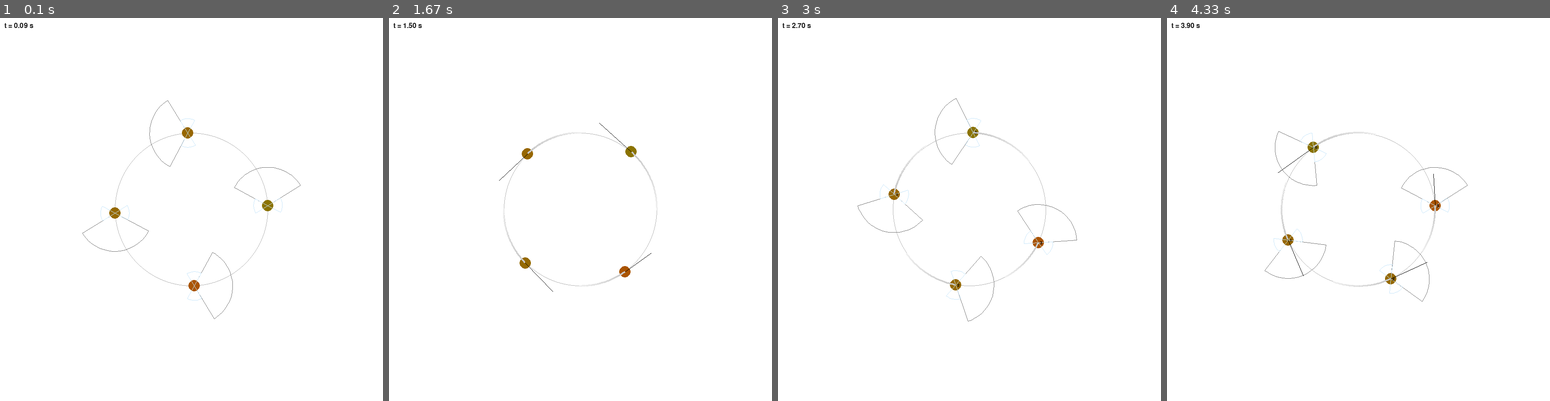
Above: before the commit, frames 1-4 (left to right).
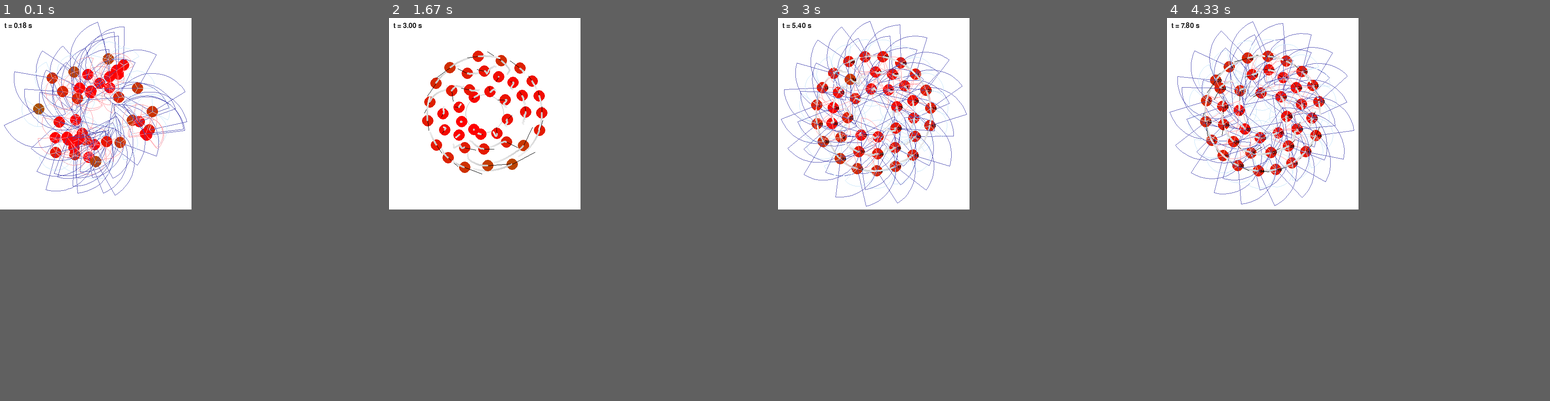
Above: after the commit, the same moments.

Repository: lliu12/crowd_flow
Game: pygame game, started from examples/run_circle_flow.py
Two runs of this game, one before a commit and one after it. Both use one fixed random seed, a clock stepped at 60 frames per second and the inputs below.
Inputs:
- Up to frame 1 (0.1 s): no input
- Up to frame 2 (1.67 s): tap one key every 0.33 s from 0.33 s: Enter C V T
- Up to frame 3 (3 s): tap C at 1.67 s; tap V at 2 s; tap I at 2.33 s
- Up to frame 4 (4.33 s): tap I at 3.67, 4.07 s; tap V at 4.15 s
In our replay, the window is 880x880 before the commit and 440x440 after it. These sizes can differ from the game's own. Grey fills any space a smaller window leaves; there, only what the larger window draws over its background counts as a difference.

The runs differ from the first frame. In frame 1, 4.8% of the frame differs, in the area x 1-79%, y 1-79%; in frame 2, 3.5%; in frame 3, 5.5%; in frame 4, 5.5%, in the area x 0-79%, y 0-75%.

Commit message:
try to match with robot controller

Diff:
--- a/crowd_sim/agents.py
+++ b/crowd_sim/agents.py
@@ -22,7 +22,7 @@
     orbit_cx: float = 0.0
     orbit_cy: float = 0.0
     orbit_radius: float = 0.0
-    pass_target_radius: float = 0.0
+    target_radius: float = 0.0
     angular_speed: float = 0.0
     blocked: bool = False
     left_blocked: bool = False
--- a/crowd_sim/behaviors.py
+++ b/crowd_sim/behaviors.py
@@ -3,6 +3,7 @@
 import math
 from typing import List, Dict
 from .agents import Agent
+from .circle_traffic_agent import CircleTrafficAgent
 from typing import Optional, Tuple
 
 
@@ -95,7 +96,7 @@
     """Return a weak radial correction that keeps agents near the target orbit."""
     cx = getattr(agent, "orbit_cx", params.get("circle_center_x", 0.0))
     cy = getattr(agent, "orbit_cy", params.get("circle_center_y", 0.0))
-    target_r = getattr(agent, "pass_target_radius", 0.0)
+    target_r = getattr(agent, "target_radius", 0.0)
     if target_r == 0.0:
         target_r = getattr(agent, "orbit_radius", params.get("orbit_radius", 0.0))
     k_r = params.get("radial_gain", 0.0)
@@ -110,6 +111,12 @@
     ux = rx / r
     uy = ry / r
     return k_r * err * ux, k_r * err * uy
+
+
+def rotate_vector(x: float, y: float, angle: float) -> Tuple[float, float]:
+    c = math.cos(angle)
+    s = math.sin(angle)
+    return c * x - s * y, s * x + c * y
 
 
 
@@ -165,7 +172,7 @@
     dir_x, dir_y = circular_ccw_direction(agent, params)
 
     base_radius = getattr(agent, "orbit_radius", params.get("orbit_radius", 0.0))
-    current_target = getattr(agent, "pass_target_radius", 0.0)
+    current_target = getattr(agent, "target_radius", 0.0)
     if current_target == 0.0:
         current_target = base_radius
 
@@ -205,7 +212,7 @@
     desired_target_radius = base_radius + max_offset * pass_strength
     alpha = min(1.0, target_gain * dt)
     current_target = current_target + alpha * (desired_target_radius - current_target)
-    agent.pass_target_radius = current_target
+    agent.target_radius = current_target
 
     omega = getattr(agent, "angular_speed", params.get("angular_speed", 0.0))
     tangential_speed = abs(omega) * current_target
@@ -228,23 +235,27 @@
     agent.vy = speed * dir_y + corr_vy
 
 
+# Written to match implementation on the robots
 def circular_robotics_behavior(agent: Agent,
                                neighbors: List,
                                params: Dict) -> None:
-
-
     d_stop = params.get("d_stop", 0.15)
     d_slow = params.get("d_slow", 0.4)
     dt = params.get("dt", 0.05)
+    sim_time = params.get("sim_time", 0.0)
     radius_target_gain = params.get("radius_target_gain", 4.0)
     forward_range = params.get("sensing_radius", 3.0)
     forward_half_angle = params.get("sensing_half_angle", math.radians(60.0))
     side_range = params.get("side_sensing_radius", forward_range)
     side_half_angle = params.get("side_sensing_half_angle", math.radians(45.0))
-
-
-    base_radius = getattr(agent, "orbit_radius", params.get("orbit_radius", 0.0))
-    current_target = getattr(agent, "pass_target_radius", 0.0)
+    side_heading_offset = params.get("side_heading_offset", math.pi / 3.0)
+    lane_preference = params.get("lane_preference", "base")
+    lane_return_delay = params.get("lane_return_delay", 2.0)
+    approach_rate_threshold = params.get("approach_rate_threshold", 0.0)
+    max_delta = params.get("max_delta", 0.2)
+
+    base_radius = getattr(agent, "base_orbit_radius", getattr(agent, "orbit_radius", params.get("orbit_radius", 0.0)))
+    current_target = getattr(agent, "target_radius", 0.0)
     if current_target == 0.0:
         current_target = base_radius
 
@@ -252,13 +263,15 @@
     r_max = params.get("circle_radius_max", base_radius)
 
     dir_x, dir_y = circular_ccw_direction(agent, params)
-    left_dir_x, left_dir_y = -dir_y, dir_x
-    right_dir_x, right_dir_y = dir_y, -dir_x
+    left_dir_x, left_dir_y = rotate_vector(dir_x, dir_y, side_heading_offset)
+    right_dir_x, right_dir_y = rotate_vector(dir_x, dir_y, -side_heading_offset)
 
     nearest_d = None
     nearest_angle = None
     nearest_left_d = None
+    nearest_left_angle = None
     nearest_right_d = None
+    nearest_right_angle = None
 
     for nb in neighbors:
         in_forward, forward_dist, dx, dy = is_neighbor_in_custom_cone(
@@ -270,17 +283,23 @@
                 nearest_d = forward_dist
                 nearest_angle = signed_angle
 
-        in_left, left_dist, _, _ = is_neighbor_in_custom_cone(
+        in_left, left_dist, left_dx, left_dy = is_neighbor_in_custom_cone(
             agent, nb, params, left_dir_x, left_dir_y, side_range, side_half_angle
         )
-        if in_left and (nearest_left_d is None or (left_dist is not None and left_dist < nearest_left_d)):
-            nearest_left_d = left_dist
-
-        in_right, right_dist, _, _ = is_neighbor_in_custom_cone(
+        if in_left:
+            left_signed_angle = math.atan2(dir_x * left_dy - dir_y * left_dx, dir_x * left_dx + dir_y * left_dy)
+            if nearest_left_d is None or (left_dist is not None and left_dist < nearest_left_d):
+                nearest_left_d = left_dist
+                nearest_left_angle = left_signed_angle
+
+        in_right, right_dist, right_dx, right_dy = is_neighbor_in_custom_cone(
             agent, nb, params, right_dir_x, right_dir_y, side_range, side_half_angle
         )
-        if in_right and (nearest_right_d is None or (right_dist is not None and right_dist < nearest_right_d)):
-            nearest_right_d = right_dist
+        if in_right:
+            right_signed_angle = math.atan2(dir_x * right_dy - dir_y * right_dx, dir_x * right_dx + dir_y * right_dy)
+            if nearest_right_d is None or (right_dist is not None and right_dist < nearest_right_d):
+                nearest_right_d = right_dist
+                nearest_right_angle = right_signed_angle
 
     agent.blocked = nearest_d is not None
     agent.left_blocked = nearest_left_d is not None
@@ -288,64 +307,96 @@
     agent.dist_to_nearest = nearest_d
     agent.angle_to_nearest = nearest_angle
 
+    left_side_active = agent.left_blocked or (nearest_angle is not None and nearest_angle > 0.0)
+    right_side_active = agent.right_blocked or (nearest_angle is not None and nearest_angle < 0.0)
+
+    if isinstance(agent, CircleTrafficAgent):
+        agent.left_dist_to_nearest = nearest_left_d
+        agent.left_angle_to_nearest = nearest_left_angle
+        agent.right_dist_to_nearest = nearest_right_d
+        agent.right_angle_to_nearest = nearest_right_angle
+        if left_side_active:
+            agent.last_blocked_left_time = sim_time
+        if right_side_active:
+            agent.last_blocked_right_time = sim_time
+
+    cx = getattr(agent, "orbit_cx", params.get("circle_center_x", 0.0))
+    cy = getattr(agent, "orbit_cy", params.get("circle_center_y", 0.0))
+    current_radius = math.hypot(agent.x - cx, agent.y - cy)
+    current_radius = current_radius if current_radius > 0.0 else base_radius
+
     omega = getattr(agent, "angular_speed", params.get("angular_speed", 0.0))
-    base_tangential_speed = abs(omega) * current_target
+    target_tangential_speed = abs(omega) * current_radius
+    current_speed = agent.speed()
 
     if nearest_d is None:
-        closeness = 0.0
-        tangential_speed = base_tangential_speed
+        tangential_speed = target_tangential_speed
     elif nearest_d <= d_stop:
-        closeness = 1.0
         tangential_speed = 0.0
     elif nearest_d >= d_slow:
-        closeness = 0.0
-        tangential_speed = base_tangential_speed
+        tangential_speed = target_tangential_speed
     else:
         t = (nearest_d - d_stop) / (d_slow - d_stop)
-        closeness = 1.0 - t
-        tangential_speed = t * base_tangential_speed
-
-    if not agent.blocked and not agent.left_blocked and not agent.right_blocked:
-        desired_radius = base_radius
-    else:
-        # if nearest_angle is None or (agent.left_blocked and agent.right_blocked):
-        # ^ this line was the bug! front cone empty -> radius reset to base
+        tangential_speed = t * target_tangential_speed
+
+    desired_radius = max(r_min, min(r_max, base_radius))
+    if isinstance(agent, CircleTrafficAgent):
+        if lane_preference == "base":
+            relevant_last_blocked = agent.last_blocked_left_time
+            drift_back_allowed = (sim_time - relevant_last_blocked) > lane_return_delay
+            if agent.hold_radius is None:
+                agent.hold_radius = current_radius
+            if drift_back_allowed:
+                desired_radius = max(current_radius - max_delta, min(base_radius, current_radius + max_delta))
+                desired_radius = max(r_min, min(r_max, desired_radius))
+            else:
+                desired_radius = max(r_min, min(r_max, agent.hold_radius))
+        elif lane_preference == "current":
+            desired_radius = max(r_min, min(r_max, current_radius))
+        else:
+            desired_radius = max(r_min, min(r_max, current_radius))
+
+    approach_rate = None
+    pass_allowed = True
+    if isinstance(agent, CircleTrafficAgent) and nearest_d is not None and agent.last_min_dist is not None and dt > 0.0:
+        approach_rate = (agent.last_min_dist - nearest_d) / dt
+        if approach_rate < approach_rate_threshold and current_speed > 0.95 * target_tangential_speed:
+            pass_allowed = False
+
+    if agent.blocked or agent.left_blocked or agent.right_blocked:
         if agent.left_blocked and agent.right_blocked:
             side_sign = 0.0
-            closeness = 1.0
-        elif (not agent.left_blocked) and ((False if nearest_angle is None else nearest_angle < 0.0) or agent.right_blocked):
+        elif (not agent.left_blocked) and pass_allowed and right_side_active:
             side_sign = -1.0
-            closeness = 1.0
-        elif (not agent.right_blocked) and ((False if nearest_angle is None else nearest_angle > 0.0) or agent.left_blocked):
+            if isinstance(agent, CircleTrafficAgent):
+                agent.hold_radius = None
+        elif (not agent.right_blocked) and pass_allowed and left_side_active:
             side_sign = 1.0
-            closeness = 1.0
+            if isinstance(agent, CircleTrafficAgent):
+                agent.hold_radius = None
         else:
             side_sign = 0.0
 
-
-        max_delta_inward = max(0.0, base_radius - r_min)
-        max_delta_outward = max(0.0, r_max - base_radius)
-        max_delta = max_delta_inward if side_sign < 0.0 else max_delta_outward
-        desired_radius = base_radius + side_sign * closeness * max_delta
-        # desired_radius = base_radius + side_sign * max_delta
-
-        desired_radius = max(r_min, min(r_max, desired_radius))
-        print(f"nearest angle: {nearest_angle}, side sign: {side_sign}, desired radius {desired_radius}")
-
-        # print(f"Agent {agent.id} desired radius: {desired_radius}, sign {side_sign}, closeness {closeness}, max_delta {max_delta}")
-
+        if pass_allowed:
+            if side_sign < 0.0:
+                desired_radius = max(r_min, current_radius - max_delta)
+            elif side_sign > 0.0:
+                desired_radius = min(r_max, current_radius + max_delta)
 
     alpha = min(1.0, radius_target_gain * dt)
     current_target = current_target + alpha * (desired_radius - current_target)
-    agent.pass_target_radius = current_target
-
-    tangential_speed = min(tangential_speed, abs(omega) * current_target) if tangential_speed > 0.0 else tangential_speed
+    agent.target_radius = current_target
+
+    tangential_speed = min(tangential_speed, abs(omega) * current_radius) if tangential_speed > 0.0 else tangential_speed
     corr_vx, corr_vy = radial_restoring_velocity(agent, params)
 
     agent.dir_x = dir_x
     agent.dir_y = dir_y
     agent.vx = tangential_speed * dir_x + corr_vx
     agent.vy = tangential_speed * dir_y + corr_vy
+
+    if isinstance(agent, CircleTrafficAgent):
+        agent.last_min_dist = nearest_d
 
 
 # these agents move forward at their desired speed until a neighbor is detected
--- /dev/null
+++ b/crowd_sim/circle_traffic_agent.py
@@ -0,0 +1,17 @@
+from dataclasses import dataclass
+from typing import Optional
+
+from .agents import Agent
+
+
+@dataclass
+class CircleTrafficAgent(Agent):
+    base_orbit_radius: float = 0.0
+    last_min_dist: Optional[float] = None
+    last_blocked_left_time: float = 0.0
+    last_blocked_right_time: float = 0.0
+    hold_radius: Optional[float] = None
+    left_dist_to_nearest: Optional[float] = None
+    left_angle_to_nearest: Optional[float] = None
+    right_dist_to_nearest: Optional[float] = None
+    right_angle_to_nearest: Optional[float] = None
--- a/crowd_sim/visualization/pygame_view.py
+++ b/crowd_sim/visualization/pygame_view.py
@@ -22,6 +22,7 @@
                  sensing_half_angle: float = math.radians(60.0),
                  side_sensing_radius: Optional[float] = None,
                  side_sensing_half_angle: float = math.radians(45.0),
+                 side_heading_offset: float = math.pi / 2.0,
                  orbit_center: Optional[Tuple[float, float]] = None,
                  orbit_radius: Optional[float] = None,
                  agent_radius_m = 0.2):
@@ -38,6 +39,7 @@
         self.sensing_half_angle = sensing_half_angle
         self.side_sensing_radius = side_sensing_radius if side_sensing_radius is not None else sensing_radius
         self.side_sensing_half_angle = side_sensing_half_angle
+        self.side_heading_offset = side_heading_offset
         self.orbit_center = orbit_center
         self.orbit_radius = orbit_radius
 
@@ -174,8 +176,8 @@
                 dir_y /= norm
 
                 angle = math.atan2(dir_y, dir_x)
-                left_angle = math.atan2(dir_x, -dir_y)
-                right_angle = math.atan2(-dir_x, dir_y)
+                left_angle = angle + self.side_heading_offset
+                right_angle = angle - self.side_heading_offset
 
                 forward_color = (120, 120, 120) if not getattr(a, "blocked", False) else (80, 80, 180)
                 side_clear_color =  (200, 230, 250) # (250, 230, 200)
--- a/examples/run_circle_flow.py
+++ b/examples/run_circle_flow.py
@@ -4,30 +4,48 @@
 import random
 import sys
 from typing import Optional
-import numpy as np
 
 # Allow running this script directly
 sys.path.append(os.path.dirname(os.path.dirname(os.path.abspath(__file__))))
 
 import pygame  # noqa: E402
 
-from crowd_sim.agents import Agent
-from crowd_sim.behaviors import circular_orbit_behavior, circular_passing_behavior, circular_robotics_behavior
+from crowd_sim.behaviors import circular_robotics_behavior
+from crowd_sim.circle_traffic_agent import CircleTrafficAgent
 from crowd_sim.environment import Walkway, PeriodicBoundary2D
 from crowd_sim.simulation import Simulation
 from crowd_sim.visualization.pygame_view import PygameViewer
 
-WALKWAY_LENGTH = 4.0
+WALKWAY_LENGTH = 2.0
 CIRCLE_CENTER_X = WALKWAY_LENGTH / 2.0
 CIRCLE_CENTER_Y = WALKWAY_LENGTH / 2.0
-ORBIT_RADIUS = 0.8
-ANGULAR_SPEED = math.pi / 5
-ANGULAR_SPEED_STD = 1
 SENSING_HALF_ANGLE = math.radians(60.0)
-AGENT_RADIUS = 0.06 # for drawing agent body
-CIRCLE_RADIUS_MAX = 1.4
-CIRCLE_RADIUS_MIN = ORBIT_RADIUS
-
+AGENT_RADIUS = 0.06
+
+
+def sample_angular_speed(
+    target_speed_dist: str,
+    target_speed_min: Optional[float],
+    target_speed_max: Optional[float],
+    target_speed_mean: Optional[float],
+    target_speed_std: Optional[float],
+) -> float:
+    if target_speed_dist == "uniform":
+        if target_speed_min is None or target_speed_max is None:
+            raise ValueError("Uniform target speed requires min and max bounds")
+        return random.uniform(target_speed_min, target_speed_max)
+
+    if target_speed_dist == "normal":
+        if target_speed_mean is None or target_speed_std is None:
+            raise ValueError("Normal target speed requires mean and std")
+        angular_speed = random.gauss(target_speed_mean, target_speed_std)
+        if target_speed_min is not None:
+            angular_speed = max(target_speed_min, angular_speed)
+        if target_speed_max is not None:
+            angular_speed = min(target_speed_max, angular_speed)
+        return angular_speed
+
+    raise ValueError(f"Unsupported target speed distribution: {target_speed_dist}")
 
 
 def create_circle_agents(
@@ -35,44 +53,49 @@
     center_x: float,
     center_y: float,
     radius: float,
-    # angular_speed: float,
-    angular_speed_mean: float,
-    angular_speed_std: Optional[float] = None,
-) -> list[Agent]:
+    radius_min: float,
+    radius_max: float,
+    target_speed_dist: str,
+    target_speed_min: Optional[float],
+    target_speed_max: Optional[float],
+    target_speed_mean: Optional[float],
+    target_speed_std: Optional[float],
+) -> list[CircleTrafficAgent]:
     agents = []
     for i in range(num_agents):
-        theta = 2.0 * math.pi * i / num_agents
-        x = center_x + radius * math.cos(theta)
-        y = center_y + radius * math.sin(theta)
-
-        # # speed: fixed or normally distributed
-        # if angular_speed_std is None or angular_speed_std == 0.0:
-        #     angular_speed = angular_speed_mean
-        # else:
-        #     angular_speed = random.gauss(angular_speed_mean, angular_speed_std)
-        #     angular_speed =  np.clip(angular_speed, a_min = 0.3, a_max = None)
-
-        angular_speed = random.uniform(0.3, 0.6)
-
+        theta = random.uniform(0.0, 2.0 * math.pi)
+        u = random.uniform(0.0, 1.0)
+        initial_radius = math.sqrt(u * (radius_max ** 2 - radius_min ** 2) + radius_min ** 2)
+        x = center_x + initial_radius * math.cos(theta)
+        y = center_y + initial_radius * math.sin(theta)
+
+        angular_speed = sample_angular_speed(
+            target_speed_dist=target_speed_dist,
+            target_speed_min=target_speed_min,
+            target_speed_max=target_speed_max,
+            target_speed_mean=target_speed_mean,
+            target_speed_std=target_speed_std,
+        )
 
         dir_x = -math.sin(theta)
         dir_y = math.cos(theta)
-        speed = radius * angular_speed
+        initial_tangential_speed = initial_radius * angular_speed
 
         agents.append(
-            Agent(
+            CircleTrafficAgent(
                 id=i,
                 x=x,
                 y=y,
-                vx=speed * dir_x,
-                vy=speed * dir_y,
-                desired_speed=speed,
+                vx=initial_tangential_speed * dir_x,
+                vy=initial_tangential_speed * dir_y,
+                desired_speed=initial_tangential_speed,
                 dir_x=dir_x,
                 dir_y=dir_y,
                 orbit_cx=center_x,
                 orbit_cy=center_y,
                 orbit_radius=radius,
-                pass_target_radius=radius,
+                base_orbit_radius=radius,
+                target_radius=initial_radius,
                 angular_speed=angular_speed,
             )
         )
@@ -81,39 +104,60 @@
 
 
 def main():
-    walkway = Walkway(4.0, 4.0)
+    walkway = Walkway(WALKWAY_LENGTH, WALKWAY_LENGTH)
     boundary = PeriodicBoundary2D(walkway)
 
     dt = 0.03
+    sim_time = 300.0
     sensing_radius = 0.4
-    num_agents = 4
+    num_agents = 40
+    circle_radius = 0.2
+    circle_radius_min = 0.2
+    circle_radius_max = 0.6
+    d_stop = 0.15
+    d_slow = 0.25
+    lane_preference = "base"
+    target_speed_dist = "uniform"
+    target_speed_min = 0.3
+    target_speed_max = 0.6
+    target_speed_mean = math.pi / 10
+    target_speed_std = 1.0
+    gui_speedup = 2
 
     behavior_params = {
         "sensing_radius": sensing_radius,
         "sensing_half_angle": SENSING_HALF_ANGLE,
-        "d_stop": 0.15,
-        "d_slow": 0.4,
+        "d_stop": d_stop,
+        "d_slow": d_slow,
         "circle_center_x": CIRCLE_CENTER_X,
         "circle_center_y": CIRCLE_CENTER_Y,
-        "orbit_radius": ORBIT_RADIUS,
-        "angular_speed": ANGULAR_SPEED,
+        "orbit_radius": circle_radius,
         "radial_gain": 2.0,
-        "passing_radius_offset": 0.3,
-        "passing_target_gain": 4.0,
-        "side_sensing_radius": 0.15,
-        "side_sensing_half_angle": math.radians(30.0),
-        "circle_radius_min": CIRCLE_RADIUS_MIN,
-        "circle_radius_max": CIRCLE_RADIUS_MAX,
+        "side_sensing_radius": 0.18,
+        "side_sensing_half_angle": math.pi / 3.0,
+        "side_heading_offset": math.pi / 3.0,
+        "circle_radius_min": circle_radius_min,
+        "circle_radius_max": circle_radius_max,
         "radius_target_gain": 4.0,
+        "lane_preference": lane_preference,
+        "lane_return_delay": 2.0,
+        "approach_rate_threshold": 0.0,
+        "max_delta": 0.2,
+        "sim_time": 0.0,
     }
 
     agents = create_circle_agents(
         num_agents=num_agents,
         center_x=CIRCLE_CENTER_X,
         center_y=CIRCLE_CENTER_Y,
-        radius=ORBIT_RADIUS,
-        angular_speed_mean=ANGULAR_SPEED,
-        angular_speed_std=ANGULAR_SPEED_STD
+        radius=circle_radius,
+        radius_min=circle_radius_min,
+        radius_max=circle_radius_max,
+        target_speed_dist=target_speed_dist,
+        target_speed_min=target_speed_min,
+        target_speed_max=target_speed_max,
+        target_speed_mean=target_speed_mean,
+        target_speed_std=target_speed_std,
     )
 
     sim = Simulation(
@@ -136,13 +180,14 @@
         sensing_half_angle=SENSING_HALF_ANGLE,
         side_sensing_radius=behavior_params["side_sensing_radius"],
         side_sensing_half_angle=behavior_params["side_sensing_half_angle"],
+        side_heading_offset=behavior_params["side_heading_offset"],
         orbit_center=(CIRCLE_CENTER_X, CIRCLE_CENTER_Y),
-        orbit_radius=ORBIT_RADIUS,
+        orbit_radius=circle_radius,
         agent_radius_m=AGENT_RADIUS,
     )
 
     running = True
-    max_steps = 10_000
+    max_steps = int(sim_time / dt)
     step_count = 0
 
     while running and step_count < max_steps:
@@ -153,10 +198,16 @@
                 num_agents=num_agents,
                 center_x=CIRCLE_CENTER_X,
                 center_y=CIRCLE_CENTER_Y,
-                radius=ORBIT_RADIUS,
-                angular_speed_mean=ANGULAR_SPEED,
-                angular_speed_std = ANGULAR_SPEED_STD
+                radius=circle_radius,
+                radius_min=circle_radius_min,
+                radius_max=circle_radius_max,
+                target_speed_dist=target_speed_dist,
+                target_speed_min=target_speed_min,
+                target_speed_max=target_speed_max,
+                target_speed_mean=target_speed_mean,
+                target_speed_std=target_speed_std,
             )
+            behavior_params["sim_time"] = 0.0
             sim = Simulation(
                 walkway=walkway,
                 boundary_handler=boundary,
@@ -174,9 +225,14 @@
             viewer.request_reset = False
 
         if not viewer.paused or viewer.single_step:
-            sim.step()
+            steps_this_frame = 1 if viewer.single_step else gui_speedup
+            for _ in range(steps_this_frame):
+                if step_count >= max_steps:
+                    break
+                behavior_params["sim_time"] = sim.time
+                sim.step()
+                step_count += 1
             viewer.single_step = False
-            step_count += 1
 
         viewer.draw(sim.agents, sim.time)
 
Not shown, added: README.md
